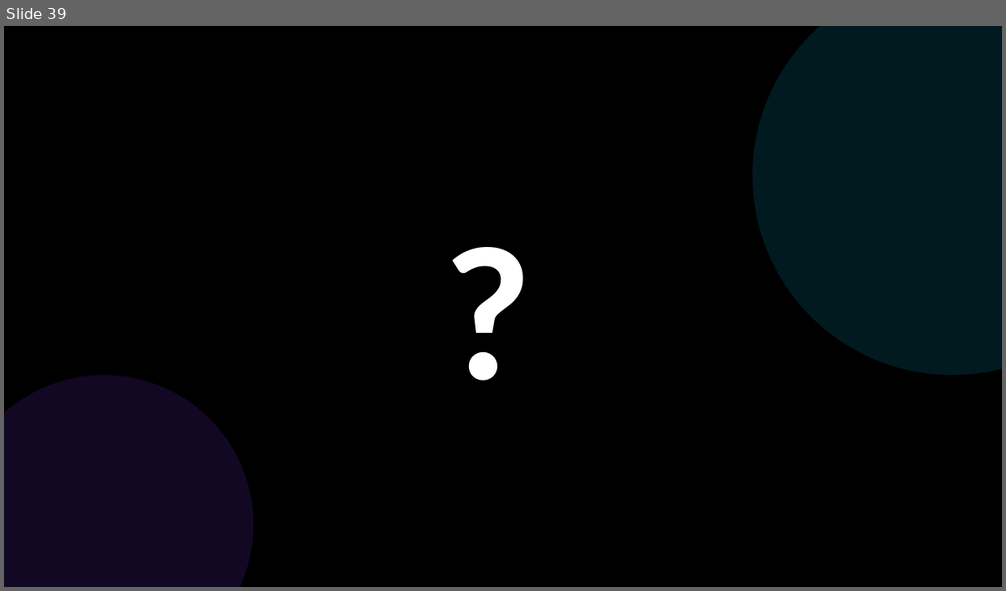
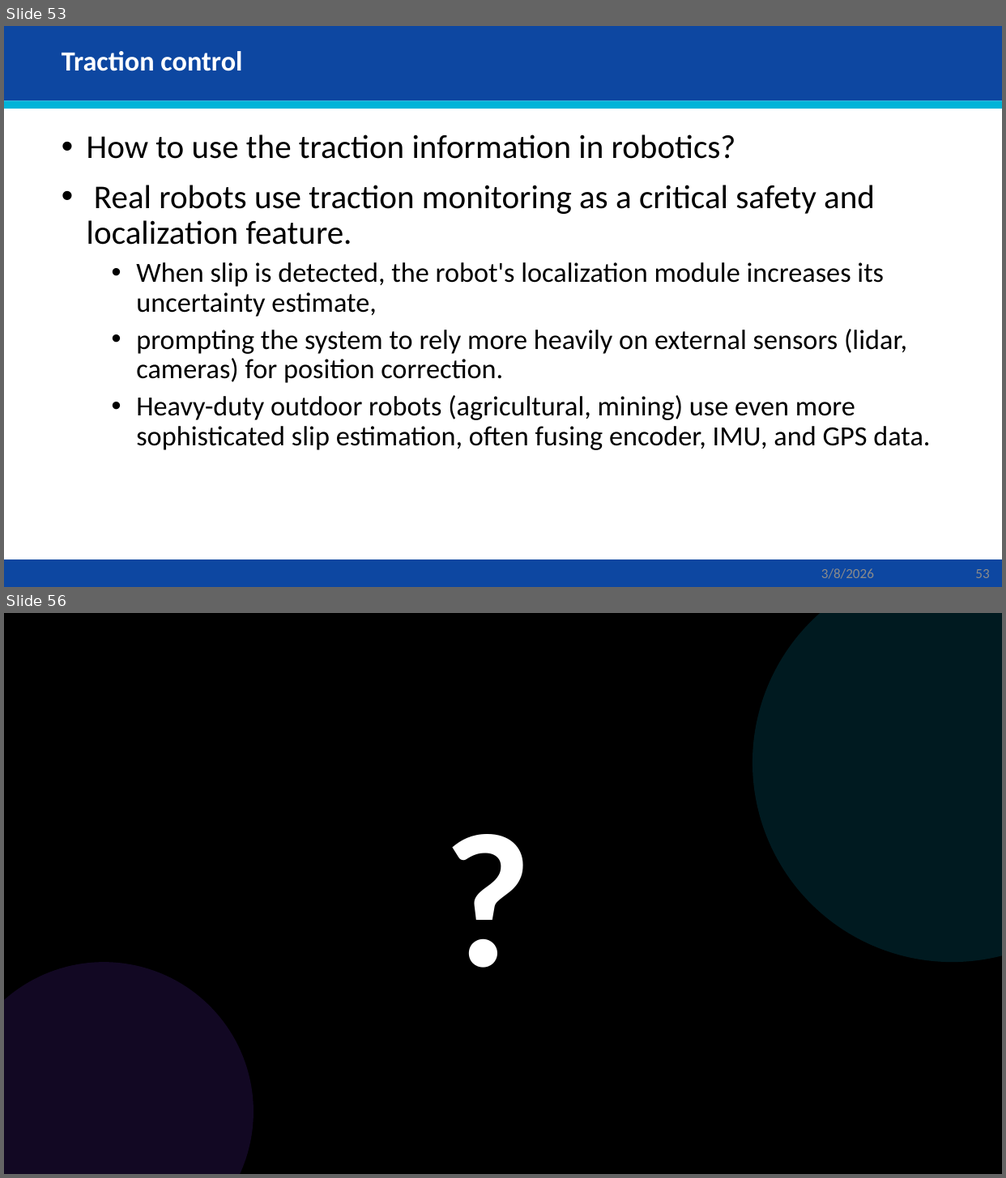
Before and after one commit to AbbadiAhmad/mobile_robots_course, a slide deck: Slides/Mod03/Mod03.pptx. Shown one above the other, each under a label of ours: slide 39 before the commit, slides 53 and 56 after it; the slides between them are not shown. The pictures are 1006x591 and 1006x1178 pixels, drawn with LibreOffice and Linux fonts; fonts in the diff are those of the drawing. Boxes give left, top, right and bottom in pixels: in the first picture for what was removed or moved away, otherwise in the second. Text is boxed around its words. In the diff, an @@ line names an element or a change of style, - is before the commit and + after.

```diff
--- a/Slides/Mod03/Mod03.pptx
+++ b/Slides/Mod03/Mod03.pptx
@@ slide 53 added at [4, 26, 1002, 587], background #FFFFFF @@
@@ rectangle added at [4, 26, 1002, 101], fill #0D47A1 @@
@@ title added at [62, 51, 242, 71], 20 pt, text #FFFFFF, bold @@
+Traction control
@@ rectangle added at [4, 101, 1002, 109], fill #00B4D8 @@
@@ text added at [87, 135, 930, 450], 20 pt, text #000000 @@
+• How to use the traction information in robotics?
+• Real robots use traction monitoring as a critical safety and localization feature.
+  • When slip is detected, the robot's localization module increases its uncertainty estimate,
+  • prompting the system to rely more heavily on external sensors (lidar, cameras) for position correction.
+  • Heavy-duty outdoor robots (agricultural, mining) use even more sophisticated slip estimation, often fusing encoder, IMU, and GPS data.
@@ rectangle added at [4, 560, 1002, 587], fill #0D47A1 @@
@@ text added at [821, 569, 874, 579], 10 pt, text #8C8C8C @@
+3/8/2026
@@ page number added at [975, 570, 989, 578], 10 pt, text #8C8C8C @@
+53
@@ what was slide 39 is now slide 56 @@
```
Also in this commit, not shown: 3 slides changed, 20 other slides added.
